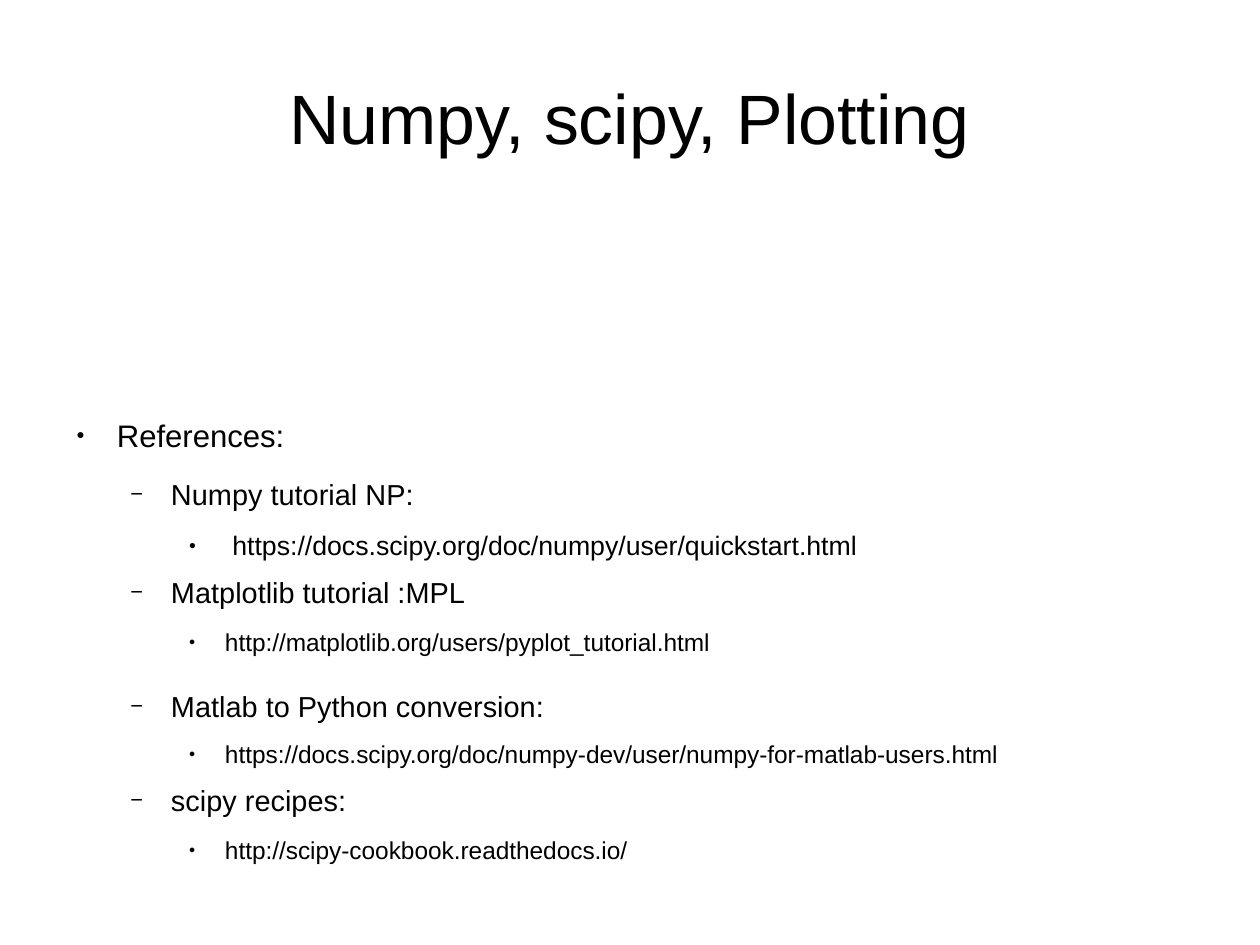
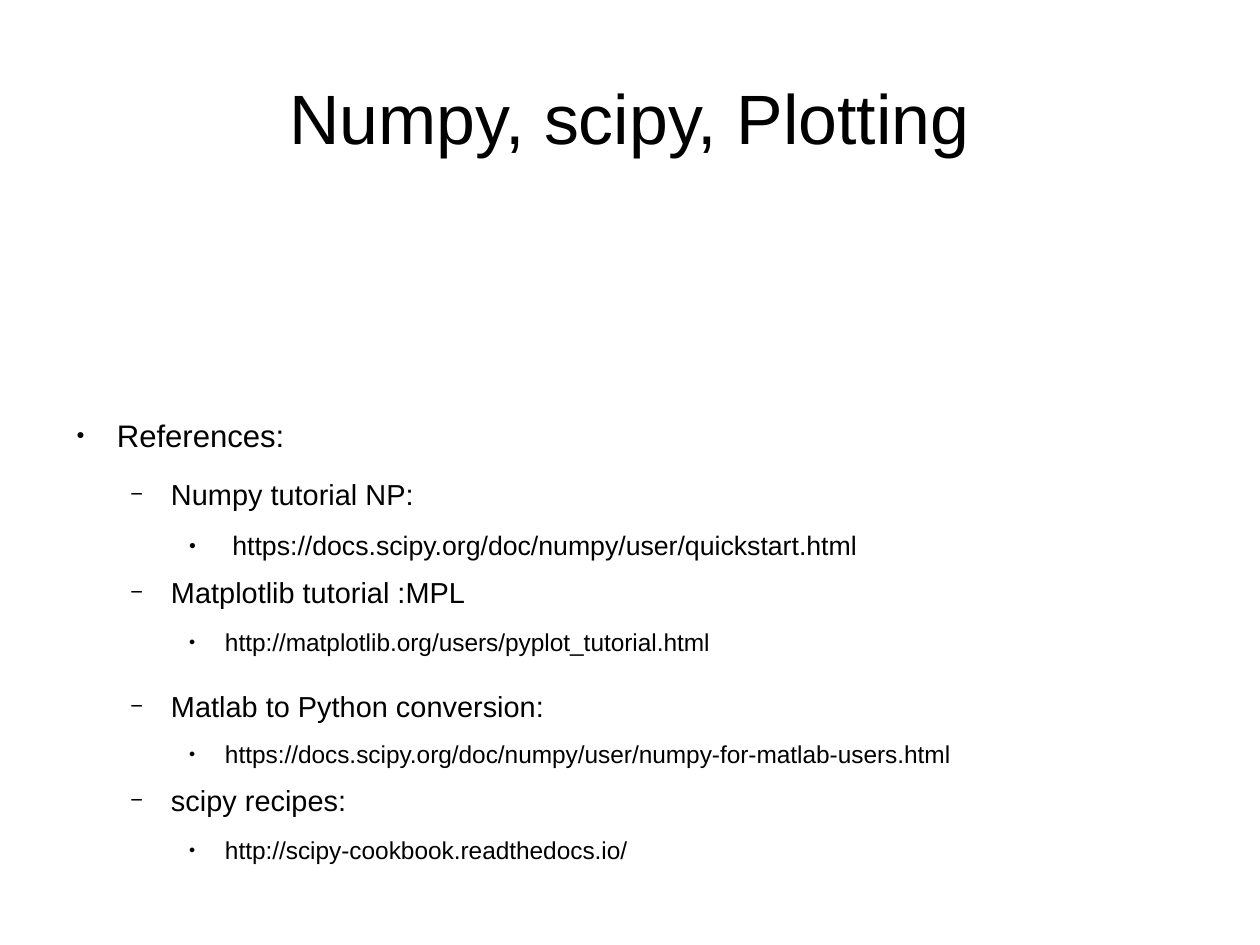
Before and after one commit to saidaHF/InitiationToPython, a slide deck: slide 11 of pythonIntro-slides.odp. Drawn at 1260x945 pixels with LibreOffice and Linux fonts; fonts in the diff are those of the drawing. Boxes give left, top, right and bottom in pixels: in the first picture for what was removed or moved away, otherwise in the second. Text is boxed around its words. In the diff, an @@ line names an element or a change of style, - is before the commit and + after.

Commit message:
Update slides

```diff
--- a/pythonIntro-slides.odp
+++ b/pythonIntro-slides.odp
@@ text at (225, 535, 950, 768): text changed @@
-    ● https://docs.scipy.org/doc/numpy-dev/user/numpy-for-matlab-users.html
+    ● https://docs.scipy.org/doc/numpy/user/numpy-for-matlab-users.html
```
